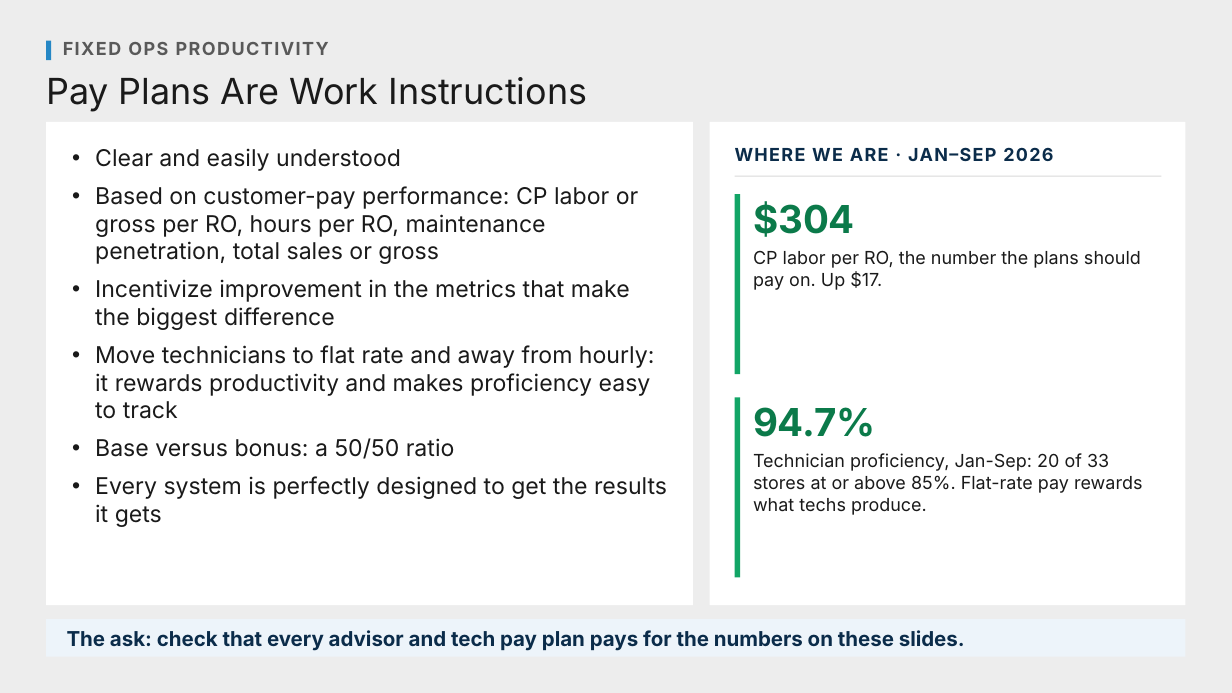
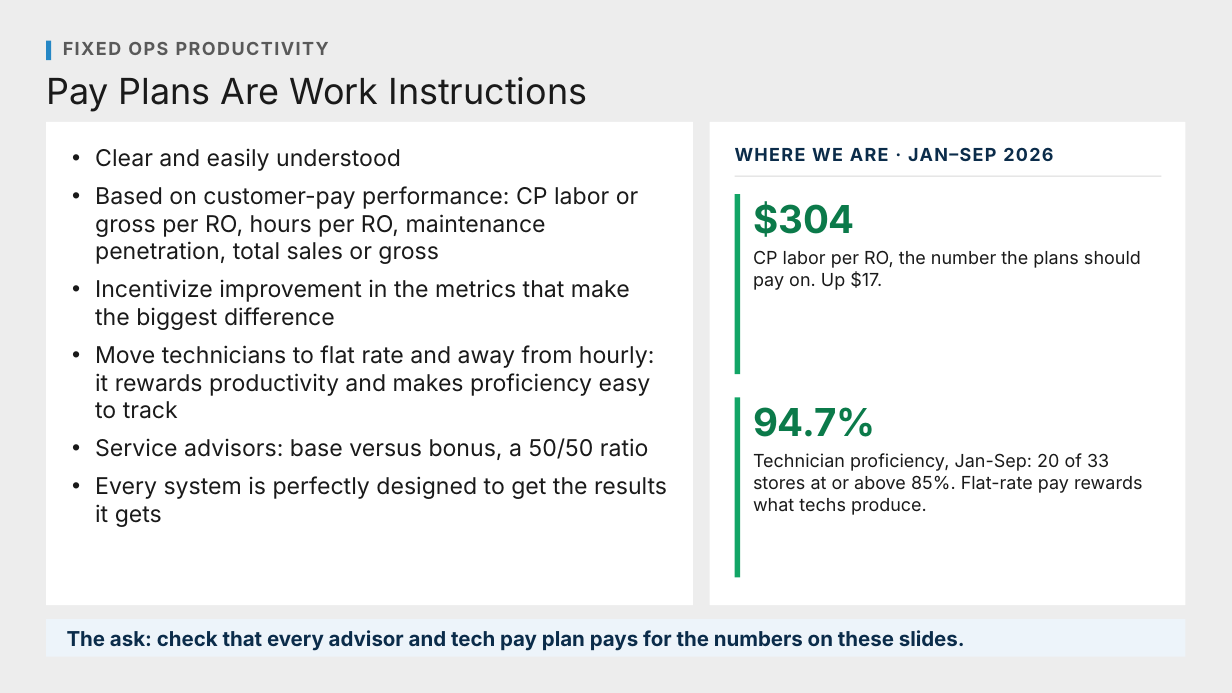
Before and after one commit to Ndresner/Noah, a slide deck: slide 128 of day2-deck/decks/Fixed Ops - Day 2 Example Test Deck.pptx. Drawn at 1232x693 pixels with LibreOffice and Linux fonts; fonts in the diff are those of the drawing. Boxes give left, top, right and bottom in pixels: in the first picture for what was removed or moved away, otherwise in the second. Text is boxed around its words. In the diff, an @@ line names an element or a change of style, - is before the commit and + after.

```diff
--- a/day2-deck/decks/Fixed Ops - Day 2 Example Test Deck.pptx
+++ b/day2-deck/decks/Fixed Ops - Day 2 Example Test Deck.pptx
@@ text at box(95, 438, 649, 460): text changed @@
-• Base versus bonus: a 50/50 ratio
+• Service advisors: base versus bonus, a 50/50 ratio
```
Also in this commit, not shown: 1 other slide changed, 7 other files.
